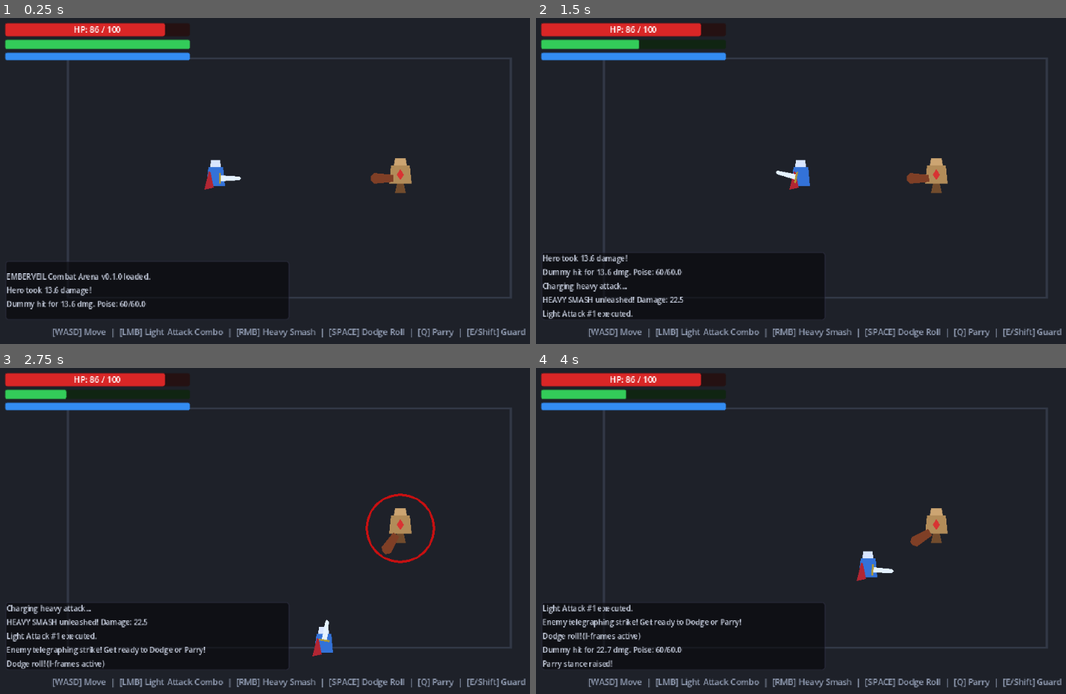
Above: before the commit, frames 1-4 (two rows, left to right).
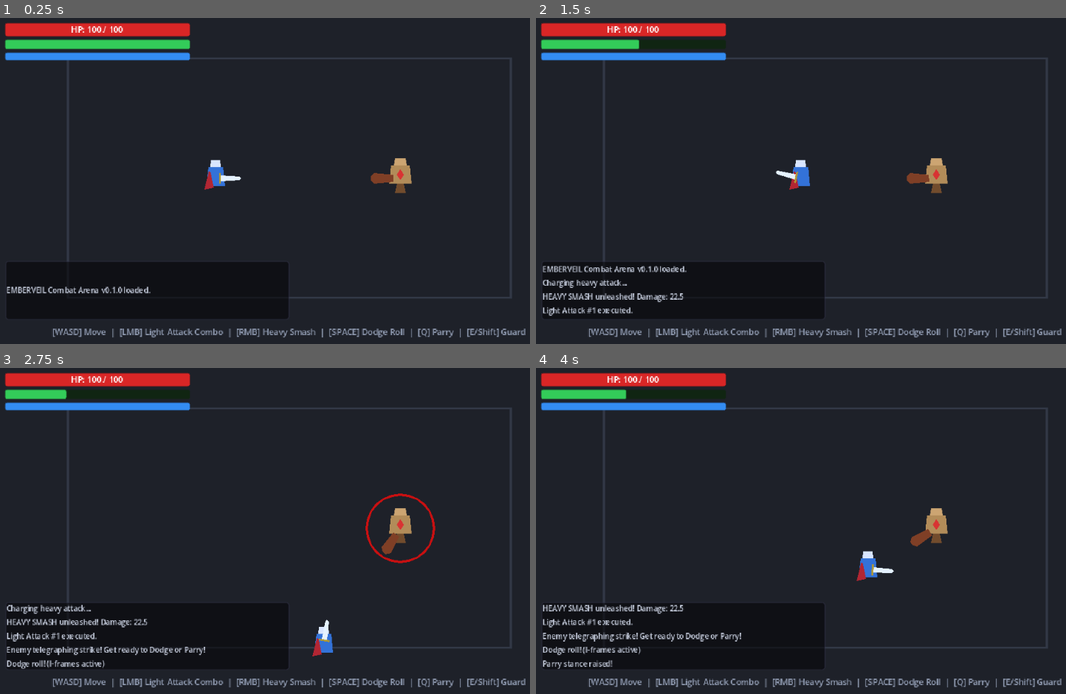
Above: after the commit, the same moments.

Repository: KevinAnandaP/arpigih
Game: Godot game, scene res://src/scenes/test_combat.tscn
Two runs of this game, one before a commit and one after it. Both use one fixed random seed, a clock stepped at 60 frames per second and the inputs below.
Inputs (mouse positions are in pixels of both pictures, inside the frame that each line leads up to):
- Up to frame 1 (0.25 s): no input
- Up to frame 2 (1.5 s): tap Enter at 0.5 s; move the mouse to (954, 161) at 0.52 s; hold Right (move_right) 0.53-1.28 s; right-click (954, 161) at 0.6 s; move the mouse to (705, 194) at 1.27 s; hold Down (move_down) from 1.28 s (still down); click (705, 194) at 1.35 s
- Up to frame 3 (2.75 s): move the mouse to (349, 456) at 2.02 s; release Down (move_down) at 2.03 s; hold Right (move_right) from 2.03 s (still down); tap Space (dodge) at 2.1 s
- Up to frame 4 (4 s): move the mouse to (795, 592) at 2.77 s; release Right (move_right) at 2.78 s; hold Up (move_up) 2.78-3.53 s; tap E (guard) at 2.85 s; move the mouse to (1002, 576) at 3.52 s; hold Left (move_left) from 3.53 s (still down); tap Q (parry) at 3.6 s

The runs differ from the first frame. In frame 1, 1.4% of the frame differs, in the area x 1-36%, y 1-90%; in frame 2, 2.3%, in the area x 1-55%, y 1-93%; in frame 3, 0.4%; in frame 4, 2.1%.
Error in both runs: Invalid call. Nonexistent function 'is_action_just_pressed' in base 'InputEventKey'. (res://src/scenes/test_combat.gd:32)

Commit message:
fix: resolve entity self-damage bug by strictly disabling inactive hitboxes

Diff:
--- a/src/components/hitbox_component.gd
+++ b/src/components/hitbox_component.gd
@@ -13,4 +13,8 @@
 	collision_layer = 4 # Hitbox layer
 	collision_mask = 0  # Does not detect, hurtbox detects hitbox
 	monitoring = false
-	monitorable = true
+	monitorable = false # Inactive until activated by an attack action
+
+func set_active(active: bool) -> void:
+	monitoring = active
+	monitorable = active
--- a/src/components/hurtbox_component.gd
+++ b/src/components/hurtbox_component.gd
@@ -16,6 +16,13 @@
 func _on_area_entered(area: Area2D) -> void:
 	if area is HitboxComponent:
 		var hitbox := area as HitboxComponent
+		# Ignore self damage and friendly hits
+		if hitbox.attacker_owner == owner or hitbox.attacker_owner == get_parent() or hitbox.attacker_owner == self:
+			return
+
+		# Only take damage if hitbox is currently active
+		if not hitbox.monitorable:
+			return
 		emit_signal("hit_received", hitbox)
 
 		# Apply damage to health
